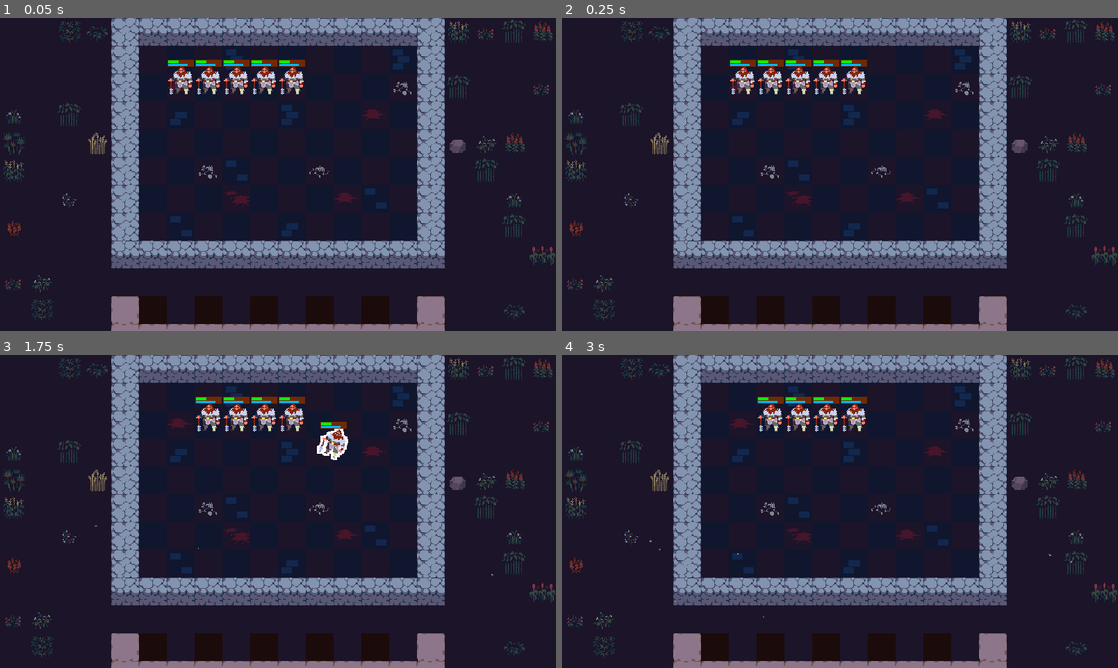
Above: before the commit, frames 1-4 (two rows, left to right).
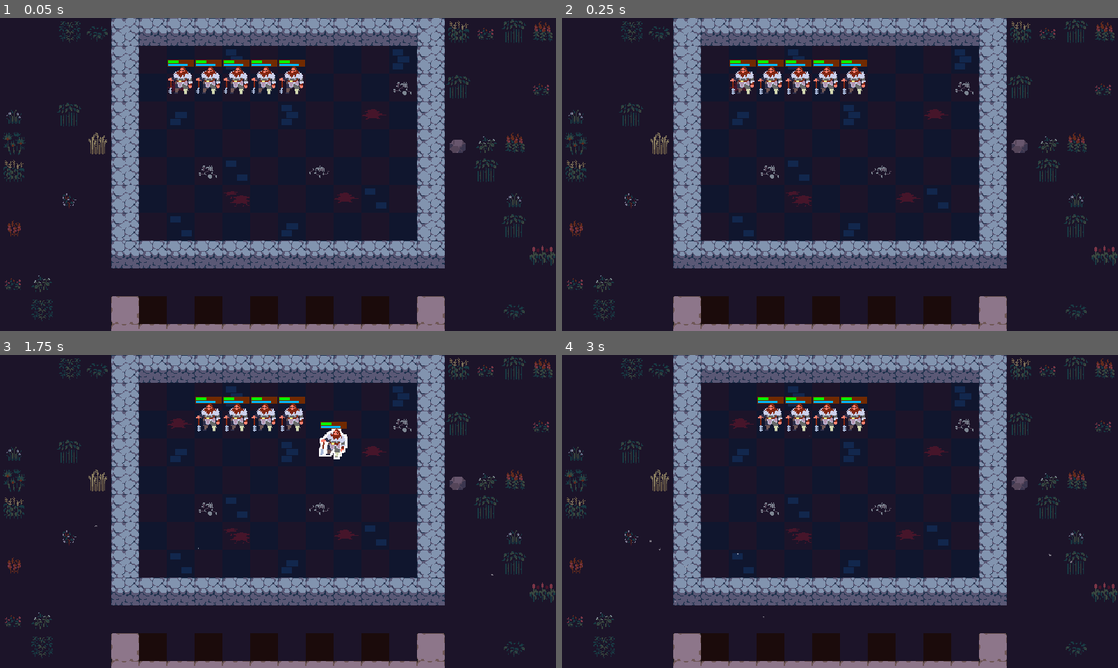
Above: after the commit, the same moments.

Repository: MAG1CPI/godot-autobattler
Game: Godot game, scene res://scenes/arena/arena.tscn
Two runs of this game, one before a commit and one after it. Both use one fixed random seed, a clock stepped at 60 frames per second and the inputs below.
Inputs (mouse positions are in pixels of both pictures, inside the frame that each line leads up to):
- Up to frame 1 (0.05 s): no input
- Up to frame 2 (0.25 s): no input
- Up to frame 3 (1.75 s): tap Enter at 0.5 s; drag from (177, 417) to (333, 442) at 0.52 s; drag from (211, 417) to (333, 442) at 1.27 s
- Up to frame 4 (3 s): move the mouse to (795, 417) at 2.02 s; press the mouse at (795, 417) at 2.03 s; release the mouse at (795, 417) at 2.75 s; tap Space at 2.75 s; drag from (828, 417) to (673, 464) at 2.77 s

The runs differ from the first frame. In frame 1, 0.2% of the frame differs, in the area x 30-55%, y 15-25%; in frame 2, nothing differs; in frame 3, 0.2%, in the area x 57-63%, y 23-34%; in frame 4, nothing differs.

Commit message:
Fixed bugs in rotation component

Diff:
--- a/components/drag_and_drop.gd
+++ b/components/drag_and_drop.gd
@@ -1,27 +1,34 @@
 extends Node
 class_name DragAndDrop
+
 
 signal drag_started
 signal drag_canceled(starting_position: Vector2)
 signal dropped(starting_position: Vector2)
 
+
 @export var enabled: bool = true
 @export var target: Area2D
+
 var starting_position: Vector2
 var offset := Vector2.ZERO
 var dragging := false
+
 
 func _ready() -> void:
   assert(target, "No target set for DragAndDrop Component!")
   target.input_event.connect(_on_target_input_event.unbind(1))
 
+
 func _process(_delta: float) -> void:
   if dragging and target:
     target.global_position = target.get_global_mouse_position() + offset
 
+
 func _input(event: InputEvent) -> void:
   if dragging and event.is_action_pressed("cancel_drag"):
     _cancel_dragging()
+
 
 func _start_dragging() -> void:
   dragging = true
@@ -31,23 +38,29 @@
   offset = target.global_position - target.get_global_mouse_position()
   drag_started.emit()
 
+
 func _end_dragging() -> void:
   dragging = false
   target.remove_from_group("dragging")
   target.z_index = 0
 
+
 func _cancel_dragging() -> void:
   _end_dragging()
   drag_canceled.emit(starting_position)
+
 
 func _drop() -> void:
   _end_dragging()
   dropped.emit(starting_position)
 
+
 func _on_target_input_event(_viewpoint: Node, event: InputEvent) -> void: # TODO: CANNOT HANDLE KEYBOARD EVENT
   if not enabled: return
+
   var dragging_object := get_tree().get_first_node_in_group("dragging")
   if not dragging and dragging_object: return
+
   if not dragging and event.is_action_pressed("select"):
     _start_dragging()
   elif dragging and event.is_action_pressed("select"):
--- a/components/outline_highlighter.gd
+++ b/components/outline_highlighter.gd
@@ -1,15 +1,19 @@
 extends Node
 class_name OutlineHighlighter
+
 
 @export var visuals: CanvasGroup
 @export var outline_color: Color
 @export_range(1, 10) var outline_thickness: int
 
+
 func _ready() -> void:
   visuals.material.set_shader_parameter("line_color", outline_color)
+
 
 func clear_highlight() -> void:
   visuals.material.set_shader_parameter("line_thickness", 0)
 
+
 func highlight() -> void:
   visuals.material.set_shader_parameter("line_thickness", outline_thickness)
--- a/components/velocity_based_rotation.gd
+++ b/components/velocity_based_rotation.gd
@@ -1,33 +1,58 @@
 extends Node
 class_name VelocityBasedRotation
 
+
 @export var enabled: bool = true: set = _set_enabled
-@export var target: Node2D
+@export var target: Node2D: set = _set_target
 @export_range(0.25, 1.5) var lerp_seconds := 0.4
-@export var rotation_multiplier := 120
-@export var x_velocity_threshold := 3.0
+@export var max_rotation_degree := 60.0
+@export var x_velocity_threshold := 50.0
+
 
 var last_postion: Vector2
 var velocity: Vector2
-var angle: float
 var progress: float
-var time_elapsed := 0.0
+var time_elapsed: float
+var start_angle: float
+var target_angle: float
+var rotating: bool = false
 
-func _process(delta: float) -> void:
+
+func _physics_process(delta: float) -> void:
   if not enabled or not target: return
-  velocity = target.global_position - last_postion
+
+  velocity = (target.global_position - last_postion) / delta
   last_postion = target.global_position
-  progress = time_elapsed / lerp_seconds
-  if abs(velocity.x) > x_velocity_threshold:
-    angle = velocity.normalized().x * rotation_multiplier * delta
-  else:
-    angle = 0.0
-  target.rotation = lerp_angle(target.rotation, angle, progress)
-  time_elapsed += delta
-  if progress > 1.0:
+
+  var new_angle: float = 0.0
+  if abs(velocity.x) >= x_velocity_threshold:
+    new_angle = velocity.normalized().x * deg_to_rad(max_rotation_degree)
+
+  if not rotating or not is_equal_approx(new_angle, target_angle):
+    rotating = true
+    start_angle = target.rotation
+    target_angle = new_angle
     time_elapsed = 0.0
+
+  if rotating:
+    time_elapsed += delta
+    progress = time_elapsed / lerp_seconds
+    if progress >= 1.0:
+      rotating = false
+      target.rotation = target_angle
+    else:
+      target.rotation = lerp_angle(start_angle, target_angle, progress)
+
 
 func _set_enabled(new_flag: bool) -> void:
   enabled = new_flag
   if target and not enabled:
     target.rotation = 0.0
+    time_elapsed = 0.0
+    rotating = false
+
+
+func _set_target(new_target: Node2D) -> void:
+  target = new_target
+  if target:
+    last_postion = target.global_position
--- a/data/units/unit_stats.gd
+++ b/data/units/unit_stats.gd
@@ -1,13 +1,18 @@
 extends Resource
 class_name UnitStats
 
+
 enum Rarity {COMMON, UNCOMMON, RARE, LEGENDARY}
+
+
 const RARITY_COLORS := {
   Rarity.COMMON: Color("124a2e"),
   Rarity.UNCOMMON: Color("1c527c"),
   Rarity.RARE: Color("ab0979"),
   Rarity.LEGENDARY: Color("ea940b"),
 }
+
+
 @export var name: String
 
 @export_category("Data")
@@ -17,5 +22,6 @@
 @export_category("Visuals")
 @export var skin_coordinates: Vector2i
 
+
 func _to_string() -> String:
   return name
--- a/scenes/arena/arena.gd
+++ b/scenes/arena/arena.gd
@@ -1,5 +1,6 @@
 extends Node2D
 class_name Arena
+
 
 const CELL_SIZE := Vector2(32, 32)
 const HALF_CELL_SIZE := CELL_SIZE / 2
--- a/scenes/unit/unit.gd
+++ b/scenes/unit/unit.gd
@@ -2,7 +2,9 @@
 extends Area2D
 class_name Unit
 
+
 @export var stats: UnitStats: set = set_stats
+
 
 @onready var skin: Sprite2D = $Visuals/Skin
 @onready var collision_shape_2d: CollisionShape2D = $CollisionShape2D
@@ -13,10 +15,12 @@
 @onready var velocity_based_rotation: VelocityBasedRotation = $VelocityBasedRotation
 @onready var outline_highlighter: OutlineHighlighter = $OutlineHighlighter
 
+
 func _ready() -> void:
   if not Engine.is_editor_hint():
     drag_and_drop.drag_started.connect(_on_drag_started)
     drag_and_drop.drag_canceled.connect(_on_drag_canceled)
+
 
 func set_stats(new_stats: UnitStats) -> void:
   stats = new_stats
@@ -24,22 +28,27 @@
   if not is_node_ready(): await ready
   skin.region_rect.position = Vector2(stats.skin_coordinates) * Arena.CELL_SIZE
 
+
 func _on_mouse_entered() -> void:
   if drag_and_drop.dragging: return
   outline_highlighter.highlight()
   z_index = 2
+
 
 func _on_mouse_exited() -> void:
   if drag_and_drop.dragging: return
   outline_highlighter.clear_highlight()
   z_index = 0
 
+
 func _on_drag_started() -> void:
   velocity_based_rotation.enabled = true
+
 
 func _on_drag_canceled(starting_position: Vector2) -> void:
   reset_after_dragging(starting_position)
 
+
 func reset_after_dragging(starting_position: Vector2) -> void:
   velocity_based_rotation.enabled = false
   global_position = starting_position
--- a/scenes/unit/unit.tscn
+++ b/scenes/unit/unit.tscn
@@ -61,7 +61,6 @@
 script = ExtResource("8_w7udy")
 target = NodePath("../Visuals")
 lerp_seconds = 0.3
-rotation_multiplier = 40
 
 [node name="OutlineHighlighter" type="Node" parent="." unique_id=2023687931 node_paths=PackedStringArray("visuals")]
 script = ExtResource("10_5im7a")
